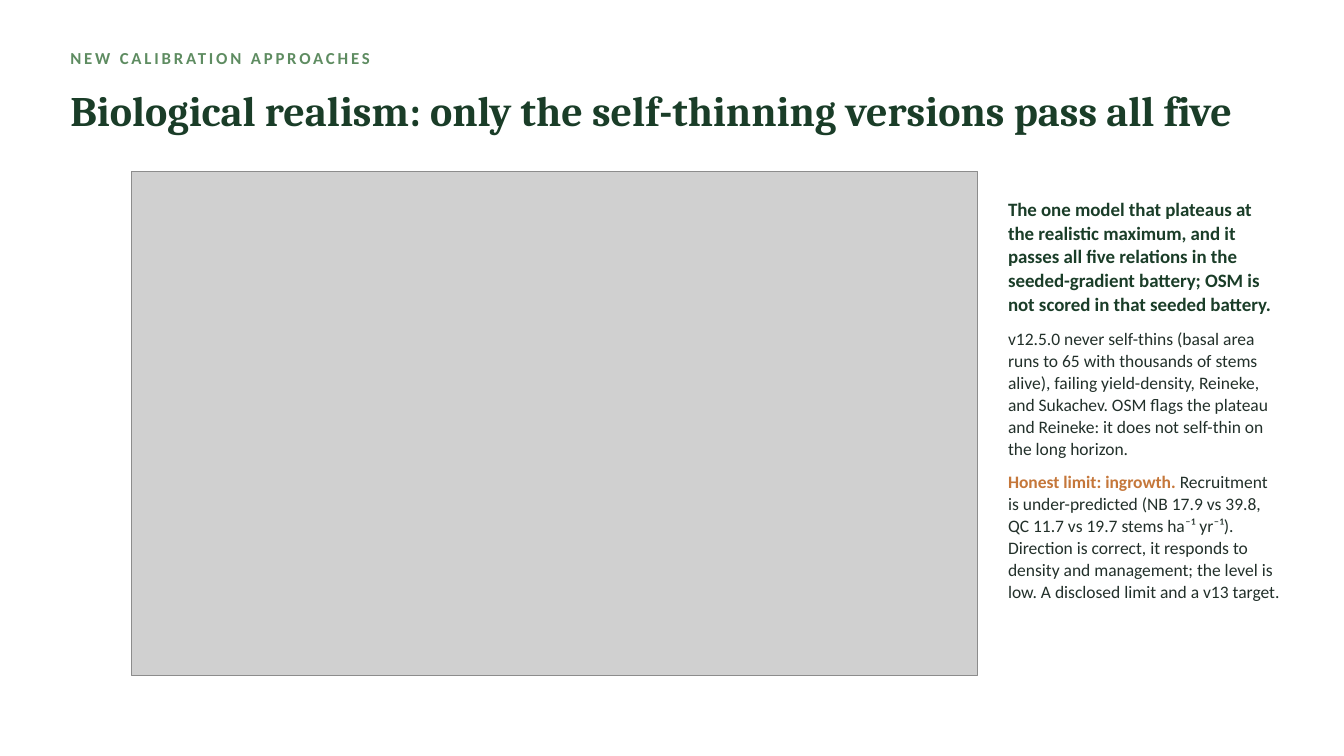
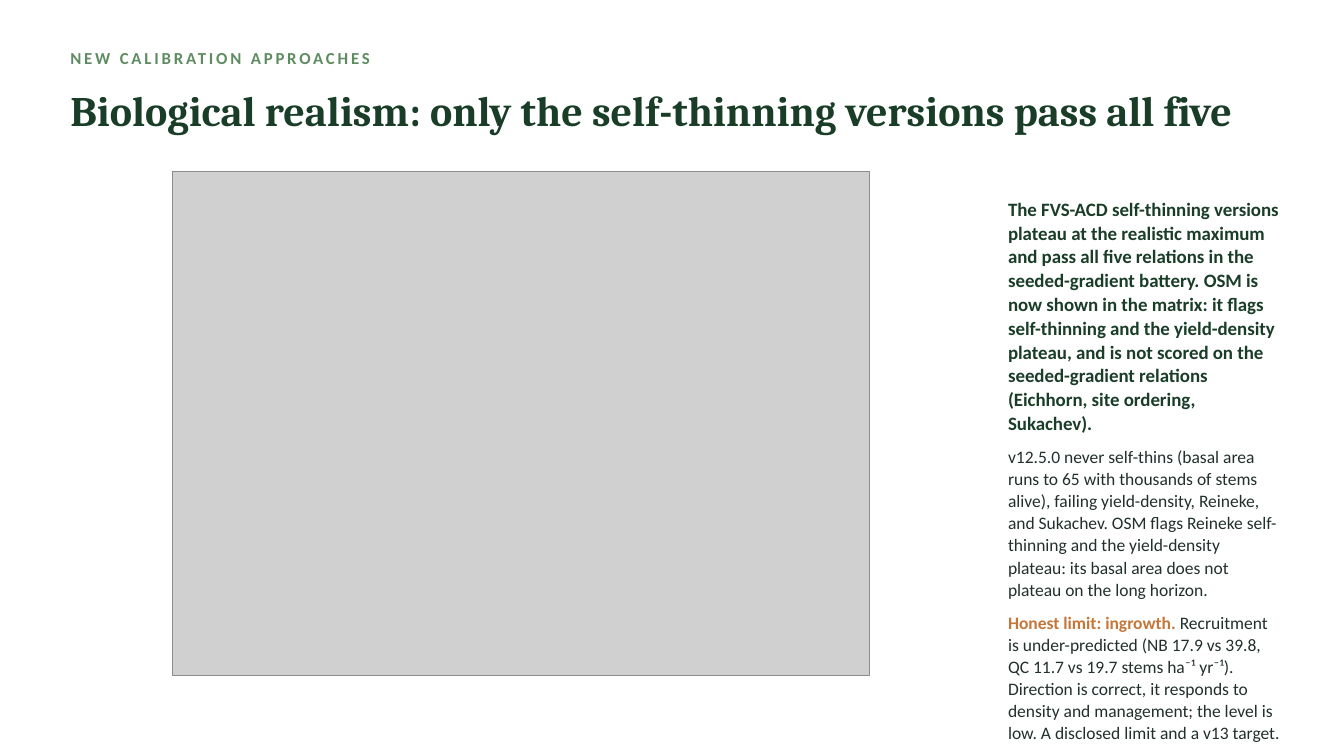
Before and after one commit to holoros/fvs-acd, a slide deck: slide 10 of FVS-ACD_Hennigar_Aug2026.pptx (slide 6 before the commit). Drawn at 1344x756 pixels with LibreOffice and Linux fonts; fonts in the diff are those of the drawing; grey boxes stand for pictures. Boxes give left, top, right and bottom in pixels: in the first picture for what was removed or moved away, otherwise in the second. Text is boxed around its words. In the diff, an @@ line names an element or a change of style, - is before the commit and + after.

Commit message:
Rebuild materials with new analytics + v13 update + CFRU=CRSF logo fix: report (22pp) and GTR (38pp) branded docx+pdf with %RMSE/equivalence/composite/maps/OSM-Bakuzis sections and all figures; deck expanded to 21 slides (benchmark maps, %RMSE, equivalence, composite; OSM Bakuzis; v13 status); CFRU now matched to CRSF across all three. Numbers frozen.

```diff
--- a/FVS-ACD_Hennigar_Aug2026.pptx
+++ b/FVS-ACD_Hennigar_Aug2026.pptx
@@ picture: place and size @@
-picture at bbox=[131, 171, 978, 676]
+picture at bbox=[172, 171, 869, 676]
@@ text at bbox=[1008, 202, 1278, 599]: text changed; size 12.5 to 13.5 pt; text colour #22302A to #1A3D28; bold on @@
-The one model that plateaus at the realistic maximum, and it passes all five relations in the seeded-gradient battery; OSM is not scored in that seeded battery.
-v12.5.0 never self-thins (basal area runs to 65 with thousands of stems alive), failing yield-density, Reineke, and Sukachev. OSM flags the plateau and Reineke: it does not self-thin on the long horizon.
+The FVS-ACD self-thinning versions plateau at the realistic maximum and pass all five relations in the seeded-gradient battery. OSM is now shown in the matrix: it flags self-thinning and the yield-density plateau, and is not scored on the seeded-gradient relations (Eichhorn, site ordering, Sukachev).
+v12.5.0 never self-thins (basal area runs to 65 with thousands of stems alive), failing yield-density, Reineke, and Sukachev. OSM flags Reineke self-thinning and the yield-density plateau: its basal area does not plateau on the long horizon.
```
Also in this commit, not shown: 4 other slides changed, 4 slides added, 10 other files.
